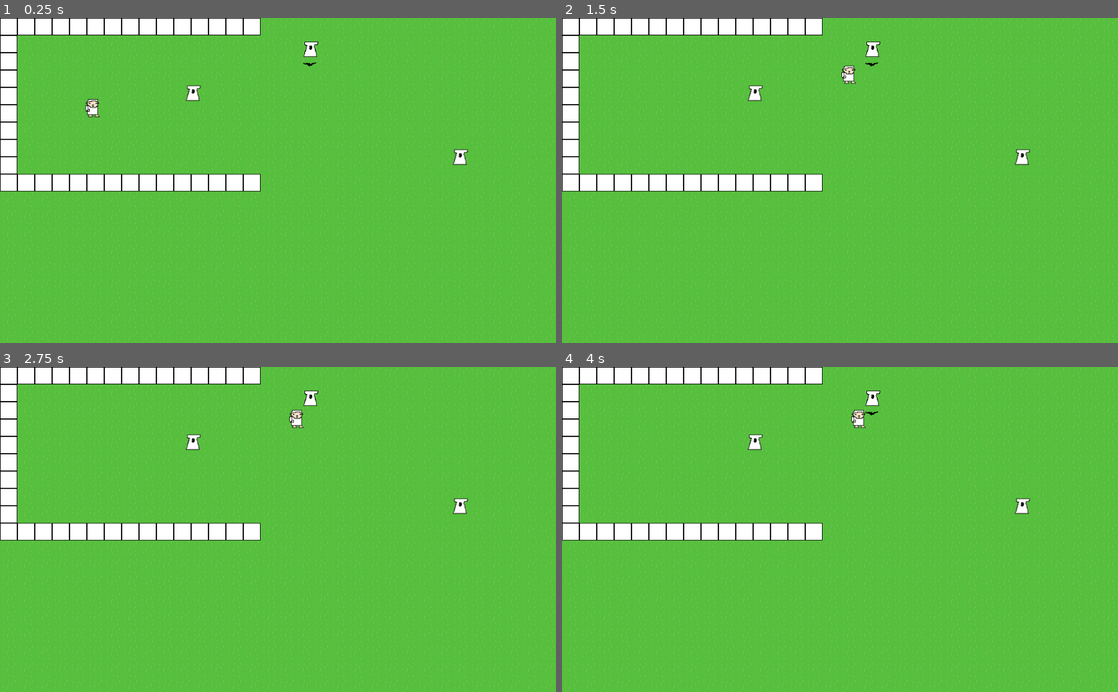
Above: before the commit, frames 1-4 (two rows, left to right).
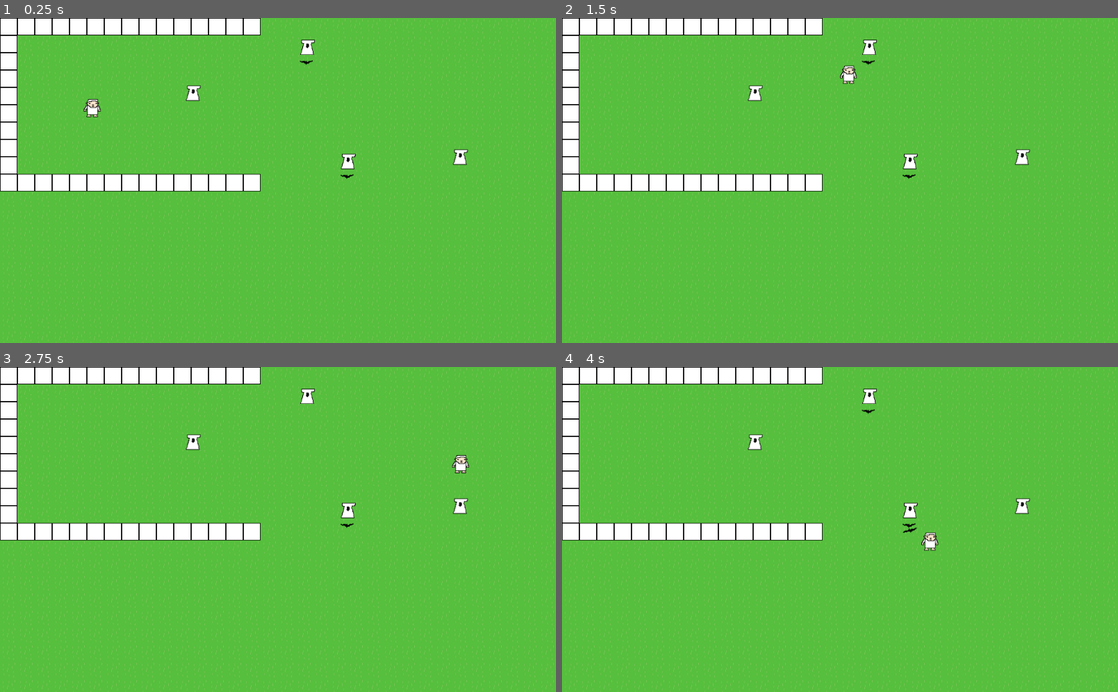
Above: after the commit, the same moments.

Repository: S-D-V-A-S-M-V-V-I-C-T-S-S-BAGGER/CovidTowerDefense
Game: Godot game, scene res://Levels/BaseLevel.tscn
Same seed, same stepped clock (60 frames per second), same inputs: the game is played once before the commit and once after it.
Inputs:
- Up to frame 1 (0.25 s): no input
- Up to frame 2 (1.5 s): no input
- Up to frame 3 (2.75 s): no input
- Up to frame 4 (4 s): no input

The runs differ from the first frame. In frame 1, 0.3% of the frame differs, in the area x 15-64%, y 6-50%; in frame 2, 0.3%; in frame 3, 0.5%; in frame 4, 0.5%, in the area x 52-68%, y 6-57%.

Commit message:
Added enemy death animation

Diff:
--- a/Enemies/Enemy.gd
+++ b/Enemies/Enemy.gd
@@ -29,5 +29,5 @@
 
 func die():
 	$Path/MovingPoint/Area2D/Collision.disabled = true
-	$Path/MovingPoint/AnimatedSprite.stop()
+	$Path/MovingPoint/AnimatedSprite.play("death")
 	dead = true
--- a/Enemies/Enemy.tscn
+++ b/Enemies/Enemy.tscn
@@ -1,8 +1,11 @@
-[gd_scene load_steps=6 format=2]
+[gd_scene load_steps=9 format=2]
 
 [ext_resource path="res://Enemies/Enemy.gd" type="Script" id=1]
 [ext_resource path="res://Sprites/schaap/schaap_1.png" type="Texture" id=2]
 [ext_resource path="res://Sprites/schaap/schaap_2.png" type="Texture" id=3]
+[ext_resource path="res://PlaceHolders/schaap_death_1.png" type="Texture" id=4]
+[ext_resource path="res://PlaceHolders/schaap_death_0.png" type="Texture" id=5]
+[ext_resource path="res://PlaceHolders/schaap_death_2.png" type="Texture" id=6]
 
 [sub_resource type="RectangleShape2D" id=3]
 extents = Vector2( 16, 16 )
@@ -12,6 +15,11 @@
 "frames": [ ExtResource( 2 ), ExtResource( 3 ) ],
 "loop": true,
 "name": "default",
+"speed": 5.0
+}, {
+"frames": [ ExtResource( 5 ), ExtResource( 4 ), ExtResource( 6 ) ],
+"loop": false,
+"name": "death",
 "speed": 5.0
 } ]
 
@@ -33,4 +41,3 @@
 
 [node name="AnimatedSprite" type="AnimatedSprite" parent="Path/MovingPoint"]
 frames = SubResource( 4 )
-playing = true
--- a/Levels/BaseLevel.tscn
+++ b/Levels/BaseLevel.tscn
@@ -60,4 +60,7 @@
 script = ExtResource( 7 )
 
 [node name="BatTower" parent="." instance=ExtResource( 6 )]
-position = Vector2( 572.009, 55.8928 )
+position = Vector2( 566.063, 52.3251 )
+
+[node name="BatTower2" parent="." instance=ExtResource( 6 )]
+position = Vector2( 640.983, 262.815 )
--- a/Towers/BatTower.gd
+++ b/Towers/BatTower.gd
@@ -51,4 +51,4 @@
 		set_bat_animation()
 
 		var enemy = get_node(area.get_path()).get_parent().get_parent().get_parent()
-		enemy.set("health", 0)
+		enemy.health -= 50
Binary file added: PlaceHolders/schaap_death_0.png
Not shown, added: PlaceHolders/schaap_death_0.png.import
Binary file added: PlaceHolders/schaap_death_1.png
Not shown, added: PlaceHolders/schaap_death_1.png.import
Binary file added: PlaceHolders/schaap_death_2.png
Not shown, added: PlaceHolders/schaap_death_2.png.import
